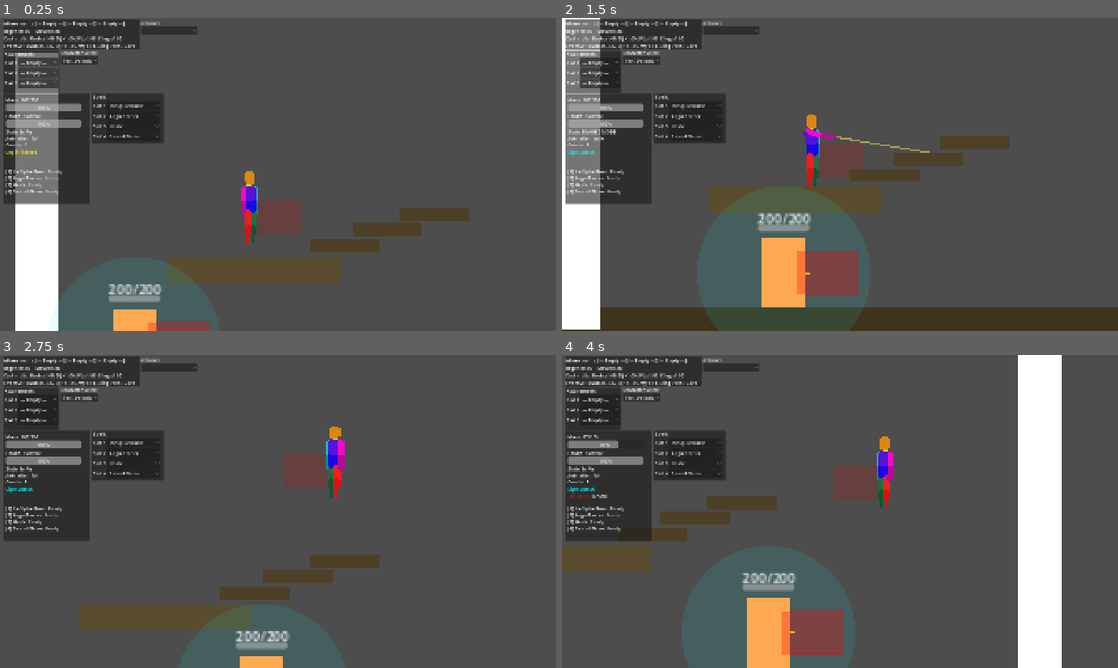
Above: before the commit, frames 1-4 (two rows, left to right).
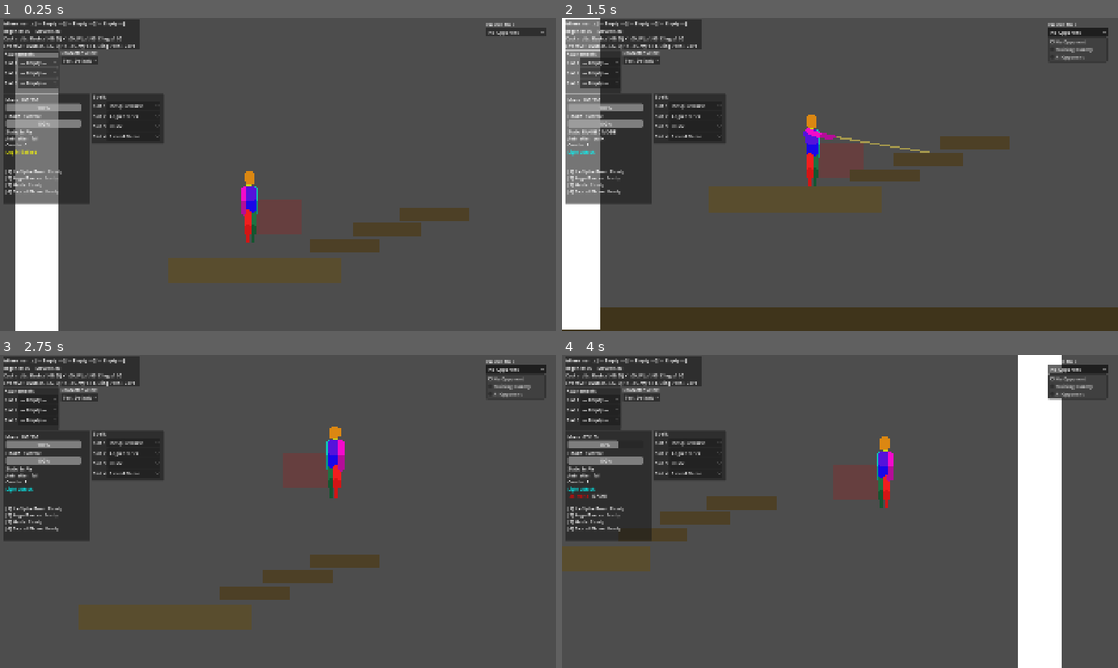
Above: after the commit, the same moments.

Repository: Korasyl/ManaBrawl
Game: Godot game, scene res://scenes/test_environment/test_environment.tscn
Two runs of this game, one before a commit and one after it. Both use one fixed random seed, a clock stepped at 60 frames per second and the inputs below.
Inputs (mouse positions are in pixels of both pictures, inside the frame that each line leads up to):
- Up to frame 1 (0.25 s): no input
- Up to frame 2 (1.5 s): click (1079, 33) at 0.5 s, where only the run after the commit has a clickable "No Opponent"; move the mouse to (962, 158) at 1.27 s; hold D (move_right) from 1.28 s (still down); hold Right mouse button (ranged_mode) from 1.28 s (still down)
- Up to frame 3 (2.75 s): keep holding D (move_right); tap W (jump) at 1.52, 2.27 s; move the mouse to (166, 527) at 2.02 s; release Right mouse button (ranged_mode) at 2.03 s; tap Alt (block) at 2.1 s; right-click (166, 527) at 2.3 s
- Up to frame 4 (4 s): move the mouse to (895, 442) at 2.77 s; release D (move_right) at 2.78 s; hold A (move_left) 2.78-3.53 s; hold S (crouch) 2.78-3.53 s; right-click (895, 442) at 3.05 s; move the mouse to (812, 574) at 3.52 s; hold D (move_right) from 3.53 s (still down); tap Space (dash) at 3.6 s; tap W (jump) at 3.77 s; right-click (812, 574) at 3.8 s

The runs differ from the first frame. In frame 1, 2.1% of the frame differs, in the area x 8-99%, y 1-100%; in frame 2, 4.5%; in frame 3, 1.7%; in frame 4, 4.7%, in the area x 25-99%, y 1-100%.

Commit message:
Preparation for weapon handling/animation.

Diff:
--- a/characters/player.gd
+++ b/characters/player.gd
@@ -36,6 +36,7 @@
 
 ## HUD reference (we'll set this from the scene)
 var debug_hud: Control = null
+@export var enable_debug_logs: bool = false
 
 ## Current state
 var current_health: float
@@ -221,13 +222,18 @@
 	if color_rect:
 		color_rect.visible = false
 
-	print("Found debug HUD: ", debug_hud)
+	_debug_log("Found debug HUD: %s" % [debug_hud])
 	if debug_hud:
 		update_hud()
 	else:
-		print("ERROR: Debug HUD not found!")
+		_debug_log("ERROR: Debug HUD not found!")
 
 	_load_character_rig()
+
+func _debug_log(message: String) -> void:
+	if enable_debug_logs:
+		print(message)
+
 
 func _load_character_rig() -> void:
 	"""Load the character-specific rig scene from stats, or keep default."""
@@ -651,7 +657,7 @@
 
 func update_hud():
 	if not debug_hud:
-		print("DEBUG HUD IS NULL!")
+		_debug_log("DEBUG HUD IS NULL!")
 		return
 
 	# Update mana and health
@@ -1045,8 +1051,8 @@
 			pose = spell.weapon_pose
 
 	if pose == null and is_in_ranged_mode:
-		var rm := stats.ranged_mode if stats and stats.ranged_mode else _default_ranged_mode
-		if rm.weapon_pose:
+		var rm := _get_effective_ranged_mode()
+		if rm and rm.weapon_pose:
 			pose = rm.weapon_pose
 
 	if pose == null and stats:
@@ -1461,7 +1467,7 @@
 	current_health = min(current_health + amount, stats.max_health)
 
 func take_damage(damage: float, knockback_velocity: Vector2 = Vector2.ZERO, interrupt_type: String = "none", ctx: Dictionary = {}):
-	print("PLAYER: take_damage called! damage=%.1f, knockback=%s, type=%s" % [damage, knockback_velocity, interrupt_type])
+	_debug_log("PLAYER: take_damage called! damage=%.1f, knockback=%s, type=%s" % [damage, knockback_velocity, interrupt_type])
 	if is_dead:
 		return
 
--- a/characters/rigs/crayola_default_rig.tscn
+++ b/characters/rigs/crayola_default_rig.tscn
@@ -1,4 +1,4 @@
-[gd_scene load_steps=19 format=3]
+[gd_scene format=3 uid="uid://dsrxhfap0ucu5"]
 
 [ext_resource type="Script" uid="uid://b48wi5kqmdndm" path="res://scripts/visuals/crayola_rig.gd" id="1_rig"]
 [ext_resource type="Texture2D" uid="uid://cyxkufsdvf5ye" path="res://sprites/crayola/bodyparts/Crayola_Stomach.png" id="2_stomach"]
@@ -14,28 +14,26 @@
 [ext_resource type="Texture2D" uid="uid://qcw1dqkpejp6" path="res://sprites/crayola/bodyparts/Crayola_Back_Arm.png" id="12_barm"]
 [ext_resource type="Texture2D" uid="uid://c6doc67hmr6er" path="res://sprites/crayola/bodyparts/Crayola_Back_Hand.png" id="13_bhand"]
 
+[sub_resource type="Animation" id="Animation_arm_hip_rest"]
+resource_name = "arm_hip_rest"
+loop_mode = 1
+
+[sub_resource type="Animation" id="Animation_arm_wand_ready"]
+resource_name = "arm_wand_ready"
+loop_mode = 1
+
 [sub_resource type="Animation" id="Animation_idle"]
 resource_name = "idle"
 loop_mode = 1
+
+[sub_resource type="Animation" id="Animation_oneshot_heavy_attack"]
+resource_name = "oneshot_heavy_attack"
+length = 0.45
 
 [sub_resource type="Animation" id="Animation_oneshot_light_attack"]
 resource_name = "oneshot_light_attack"
 length = 0.3
 
-[sub_resource type="Animation" id="Animation_oneshot_heavy_attack"]
-resource_name = "oneshot_heavy_attack"
-length = 0.45
-
-
-[sub_resource type="Animation" id="Animation_arm_hip_rest"]
-resource_name = "arm_hip_rest"
-length = 1.0
-loop_mode = 1
-
-[sub_resource type="Animation" id="Animation_arm_wand_ready"]
-resource_name = "arm_wand_ready"
-length = 1.0
-loop_mode = 1
 [sub_resource type="AnimationLibrary" id="AnimationLibrary_1"]
 _data = {
 &"arm_hip_rest": SubResource("Animation_arm_hip_rest"),
@@ -102,6 +100,9 @@
 texture = ExtResource("11_fhand")
 centered = false
 
+[node name="FrontHandWeaponAnchor" type="Node2D" parent="StomachPivot/ChestPivot/FrontArmPivot/FrontForearmPivot" unique_id=2050008751]
+position = Vector2(0, 8)
+
 [node name="BackArmPivot" type="Node2D" parent="StomachPivot/ChestPivot" unique_id=581286312]
 position = Vector2(2, -8)
 
@@ -118,6 +119,9 @@
 position = Vector2(-8, -16)
 texture = ExtResource("13_bhand")
 centered = false
+
+[node name="BackHandWeaponAnchor" type="Node2D" parent="StomachPivot/ChestPivot/BackArmPivot/BackForearmPivot" unique_id=1703948537]
+position = Vector2(1, 8)
 
 [node name="FrontLegPivot" type="Node2D" parent="StomachPivot" unique_id=1122603521]
 position = Vector2(-1, 6)
--- a/characters/weapons/crayola_wand.tscn
+++ b/characters/weapons/crayola_wand.tscn
@@ -20,7 +20,7 @@
 [node name="Sprite2D" type="Sprite2D" parent="."]
 texture = ExtResource("2_tex")
 offset = Vector2(0, -20)
-z_index = 20
+z_index = 0
 modulate = Color(1, 0.85, 0.25, 1)
 
 [node name="MuzzlePoint" type="Marker2D" parent="."]
@@ -40,7 +40,7 @@
 width = 3.0
 default_color = Color(1, 0.9, 0.35, 1)
 points = PackedVector2Array(0, 0, 0, -28)
-z_index = 19
+z_index = -1
 
 [node name="AnimationPlayer" type="AnimationPlayer" parent="."]
 libraries = {
--- a/resources/weapon_poses/crayola_default_pose.tres
+++ b/resources/weapon_poses/crayola_default_pose.tres
@@ -1,11 +1,12 @@
-[gd_resource type="Resource" script_class="WeaponPoseData" format=3]
+[gd_resource type="Resource" script_class="WeaponPoseData" format=3 uid="uid://dbxo2pijvojvl"]
 
-[ext_resource type="Script" path="res://scripts/resources/weapon_pose_data.gd" id="1_pose"]
+[ext_resource type="Script" uid="uid://cad4mr7qyx4d1" path="res://scripts/resources/weapon_pose_data.gd" id="1_pose"]
+[ext_resource type="Script" uid="uid://buhm5lm46wb5q" path="res://scripts/resources/arm_sequence_step.gd" id="2_wcudb"]
 [ext_resource type="PackedScene" path="res://characters/weapons/crayola_wand.tscn" id="2_weapon"]
 
 [resource]
 script = ExtResource("1_pose")
 aim_arm_flags = 1
+back_arm_animation = &"arm_hip_rest"
 weapon_scene = ExtResource("2_weapon")
 weapon_hand = "Front"
-back_arm_animation = &"arm_hip_rest"
--- a/scenes/test_environment/test_environment.tscn
+++ b/scenes/test_environment/test_environment.tscn
@@ -7,8 +7,9 @@
 [ext_resource type="PackedScene" uid="uid://o351sfl3a6pq" path="res://scenes/ui/attunement_selector.tscn" id="6_tskly"]
 [ext_resource type="PackedScene" path="res://scenes/ui/spell_selector.tscn" id="8_spsel"]
 [ext_resource type="Script" uid="uid://0amifnjysv4v" path="res://scripts/dynamic_camera.gd" id="9_dyncam"]
-[ext_resource type="PackedScene" uid="uid://ct6vw7jdaxb6i" path="res://characters/training_dummy.tscn" id="9_tki6j"]
 [ext_resource type="PackedScene" path="res://scenes/ui/ai_strategy_selector.tscn" id="11_aisel"]
+[ext_resource type="PackedScene" uid="uid://bameytsdik84q" path="res://scenes/ui/dummy_behavior_selector.tscn" id="12_dumsel"]
+[ext_resource type="PackedScene" path="res://scenes/ui/opponent_mode_selector.tscn" id="13_opsel"]
 
 [sub_resource type="RectangleShape2D" id="RectangleShape2D_al67s"]
 size = Vector2(1000, 50)
@@ -155,5 +156,16 @@
 offset_right = -1238.0
 offset_bottom = -1022.0
 
-[node name="TrainingDummy" parent="." unique_id=975334861 instance=ExtResource("9_tki6j")]
-position = Vector2(-313, 452)
+[node name="DummyBehaviorSelector" parent="UILayer" unique_id=2055011001 instance=ExtResource("12_dumsel")]
+offset_left = 486.0
+offset_top = 70.0
+offset_right = -1238.0
+offset_bottom = -961.0
+
+[node name="OpponentModeSelector" parent="UILayer" unique_id=1175001003 instance=ExtResource("13_opsel")]
+offset_left = 1679.0
+offset_top = 14.0
+offset_right = -36.0
+offset_bottom = -1017.0
+dummy_selector_path = NodePath("../DummyBehaviorSelector")
+ai_selector_path = NodePath("../AIStrategySelector")
--- a/scenes/ui/ai_strategy_selector.gd
+++ b/scenes/ui/ai_strategy_selector.gd
@@ -10,16 +10,15 @@
 var _loaded_strategies: Array[AIStrategy] = []
 
 func _ready() -> void:
-	_opponent = _resolve_opponent()
-	if _opponent == null:
-		push_error("AIStrategySelector: AI opponent not found. Set opponent_path or add to group 'ai_opponent'.")
-		return
-
 	_loaded_strategies = _gather_strategies()
-	_populate_dropdown()
-
 	dropdown.item_selected.connect(_on_item_selected)
 	dropdown.focus_mode = Control.FOCUS_NONE
+	refresh_binding()
+
+func refresh_binding() -> void:
+	_opponent = _resolve_opponent()
+	visible = _opponent != null
+	_populate_dropdown()
 
 func _resolve_opponent() -> Node:
 	if opponent_path != NodePath():
@@ -67,5 +66,7 @@
 func _on_item_selected(index: int) -> void:
 	if index < 0 or index >= _loaded_strategies.size():
 		return
+	if _opponent == null:
+		refresh_binding()
 	if _opponent and _opponent.has_method("set_strategy"):
 		_opponent.set_strategy(_loaded_strategies[index])
--- a/scenes/ui/dummy_behavior_selector.gd
+++ b/scenes/ui/dummy_behavior_selector.gd
@@ -16,14 +16,16 @@
 ]
 
 func _ready() -> void:
-	_dummy = _resolve_dummy()
-	if _dummy == null:
-		push_error("DummyBehaviorSelector: Dummy not found. Set dummy_path or add to group 'training_dummy'.")
-		return
-
-	_populate_dropdown()
 	dropdown.item_selected.connect(_on_item_selected)
 	dropdown.focus_mode = Control.FOCUS_NONE
+	_populate_dropdown()
+	refresh_binding()
+
+func refresh_binding() -> void:
+	_dummy = _resolve_dummy()
+	visible = _dummy != null
+	if _dummy and "behavior_mode" in _dummy:
+		dropdown.select(int(_dummy.behavior_mode))
 
 func _resolve_dummy() -> Node:
 	if dummy_path != NodePath():
@@ -41,5 +43,7 @@
 		dropdown.add_item(MODE_LABELS[i], i)
 
 func _on_item_selected(index: int) -> void:
+	if _dummy == null:
+		refresh_binding()
 	if _dummy and _dummy.has_method("set_behavior_mode"):
 		_dummy.set_behavior_mode(index)
--- /dev/null
+++ b/scenes/ui/opponent_mode_selector.gd
@@ -0,0 +1,115 @@
+extends Control
+class_name OpponentModeSelector
+
+signal opponent_mode_changed(mode: int, node: Node)
+
+enum OpponentMode {
+	NONE,
+	TRAINING_DUMMY,
+	AI_OPPONENT,
+}
+
+@export var world_root_path: NodePath
+@export var spawn_position: Vector2 = Vector2(-313, 452)
+@export var dummy_scene: PackedScene = preload("res://characters/training_dummy.tscn")
+@export var ai_opponent_scene: PackedScene = preload("res://characters/ai_opponent.tscn")
+@export var dummy_selector_path: NodePath
+@export var ai_selector_path: NodePath
+
+@onready var dropdown: OptionButton = $ModeDropdown
+
+func _ready() -> void:
+	dropdown.clear()
+	dropdown.add_item("No Opponent", OpponentMode.NONE)
+	dropdown.add_item("Training Dummy", OpponentMode.TRAINING_DUMMY)
+	dropdown.add_item("AI Opponent", OpponentMode.AI_OPPONENT)
+	dropdown.item_selected.connect(_on_mode_selected)
+	dropdown.focus_mode = Control.FOCUS_NONE
+
+	get_tree().node_added.connect(_on_tree_changed)
+	get_tree().node_removed.connect(_on_tree_changed)
+
+	_sync_mode_from_scene()
+	_refresh_selector_visibility()
+
+func _on_tree_changed(_node: Node) -> void:
+	_refresh_selector_visibility()
+
+func _sync_mode_from_scene() -> void:
+	var mode := OpponentMode.NONE
+	if get_tree().get_first_node_in_group("ai_opponent"):
+		mode = OpponentMode.AI_OPPONENT
+	elif get_tree().get_first_node_in_group("training_dummy"):
+		mode = OpponentMode.TRAINING_DUMMY
+	dropdown.select(mode)
+
+func _on_mode_selected(index: int) -> void:
+	_set_mode(index)
+
+func _set_mode(mode: int) -> void:
+	# Hide both control panels immediately so "No Opponent" never leaves stale UI visible
+	_set_selector_visible(dummy_selector_path, false)
+	_set_selector_visible(ai_selector_path, false)
+
+	_clear_existing_opponents()
+	var spawned: Node = null
+	match mode:
+		OpponentMode.TRAINING_DUMMY:
+			spawned = _spawn_scene(dummy_scene, "TrainingDummy")
+		OpponentMode.AI_OPPONENT:
+			spawned = _spawn_scene(ai_opponent_scene, "AIOpponent")
+		_:
+			pass
+
+	emit_signal("opponent_mode_changed", mode, spawned)
+	_refresh_selector_visibility()
+	# queue_free() removal resolves at frame end, so re-run once deferred for final truth
+	call_deferred("_refresh_selector_visibility")
+
+
+func _set_selector_visible(path: NodePath, visible: bool) -> void:
+	var selector := get_node_or_null(path)
+	if selector and selector is CanvasItem:
+		selector.visible = visible
+
+func _spawn_scene(scene: PackedScene, fallback_name: String) -> Node:
+	if scene == null:
+		return null
+	var root := _resolve_world_root()
+	if root == null:
+		return null
+	var inst := scene.instantiate()
+	root.add_child(inst)
+	inst.global_position = spawn_position
+	if inst.name == "":
+		inst.name = fallback_name
+	return inst
+
+func _clear_existing_opponents() -> void:
+	for n in get_tree().get_nodes_in_group("training_dummy"):
+		n.queue_free()
+	for n in get_tree().get_nodes_in_group("ai_opponent"):
+		n.queue_free()
+
+func _resolve_world_root() -> Node:
+	if world_root_path != NodePath():
+		var explicit := get_node_or_null(world_root_path)
+		if explicit:
+			return explicit
+	return get_tree().current_scene
+
+func _refresh_selector_visibility() -> void:
+	var dummy_active := get_tree().get_first_node_in_group("training_dummy") != null
+	var ai_active := get_tree().get_first_node_in_group("ai_opponent") != null
+
+	var dummy_selector := get_node_or_null(dummy_selector_path)
+	if dummy_selector and dummy_selector is CanvasItem:
+		dummy_selector.visible = dummy_active
+		if dummy_selector.has_method("refresh_binding"):
+			dummy_selector.call("refresh_binding")
+
+	var ai_selector := get_node_or_null(ai_selector_path)
+	if ai_selector and ai_selector is CanvasItem:
+		ai_selector.visible = ai_active
+		if ai_selector.has_method("refresh_binding"):
+			ai_selector.call("refresh_binding")
--- /dev/null
+++ b/scenes/ui/opponent_mode_selector.tscn
@@ -0,0 +1,26 @@
+[gd_scene format=3]
+
+[ext_resource type="Script" path="res://scenes/ui/opponent_mode_selector.gd" id="1_script"]
+
+[node name="OpponentModeSelector" type="Control"]
+layout_mode = 3
+anchors_preset = 15
+anchor_right = 1.0
+anchor_bottom = 1.0
+grow_horizontal = 2
+grow_vertical = 2
+script = ExtResource("1_script")
+
+[node name="Label" type="Label" parent="."]
+layout_mode = 0
+offset_right = 196.0
+offset_bottom = 18.0
+theme_override_font_sizes/font_size = 12
+text = "Opponent Mode"
+
+[node name="ModeDropdown" type="OptionButton" parent="."]
+layout_mode = 0
+offset_top = 20.0
+offset_right = 205.0
+offset_bottom = 50.0
+focus_mode = 0
--- a/scripts/combat/ranged_mode_data.gd
+++ b/scripts/combat/ranged_mode_data.gd
@@ -24,7 +24,7 @@
 @export var move_speed_mult: float = 0.7  # Movement speed while in ranged mode
 
 ## Targeted delivery options (used when mode_type == "targeted")
-@export var targeted_max_range_from_cursor: float = 220.0
+@export var targeted_max_range_from_cursor: float = 10.0
 @export var targeted_allow_self: bool = true
 @export var targeted_affect_allies: bool = true
 @export var targeted_affect_enemies: bool = true
--- a/scripts/visuals/crayola_rig.gd
+++ b/scripts/visuals/crayola_rig.gd
@@ -83,8 +83,12 @@
 @onready var chest_pivot: Node2D = $StomachPivot/ChestPivot
 @onready var back_arm_pivot: Node2D = $StomachPivot/ChestPivot/BackArmPivot
 @onready var back_forearm: Node2D = $StomachPivot/ChestPivot/BackArmPivot/BackForearmPivot
+@onready var back_hand_sprite: Sprite2D = $StomachPivot/ChestPivot/BackArmPivot/BackForearmPivot/BackHand
+@onready var back_hand_weapon_anchor: Node2D = $StomachPivot/ChestPivot/BackArmPivot/BackForearmPivot/BackHandWeaponAnchor if has_node("StomachPivot/ChestPivot/BackArmPivot/BackForearmPivot/BackHandWeaponAnchor") else null
 @onready var front_arm_pivot: Node2D = $StomachPivot/ChestPivot/FrontArmPivot
 @onready var front_forearm: Node2D = $StomachPivot/ChestPivot/FrontArmPivot/FrontForearmPivot
+@onready var front_hand_sprite: Sprite2D = $StomachPivot/ChestPivot/FrontArmPivot/FrontForearmPivot/FrontHand
+@onready var front_hand_weapon_anchor: Node2D = $StomachPivot/ChestPivot/FrontArmPivot/FrontForearmPivot/FrontHandWeaponAnchor if has_node("StomachPivot/ChestPivot/FrontArmPivot/FrontForearmPivot/FrontHandWeaponAnchor") else null
 
 ## AnimationPlayer for body + arm clips. Add this node to your rig scene.
 @onready var anim_player: AnimationPlayer = $AnimationPlayer if has_node("AnimationPlayer") else null
@@ -319,6 +323,7 @@
 		back_arm_pivot.rotation = _back_arm_angle
 		front_forearm.rotation = lerp_angle(front_forearm.rotation, _front_forearm_rest_rotation, reset_lerp)
 		back_forearm.rotation = lerp_angle(back_forearm.rotation, _back_forearm_rest_rotation, reset_lerp)
+		_sync_weapon_rotation_to_hand()
 		return
 
 	var flags := _get_current_aim_flags()
@@ -342,6 +347,8 @@
 		_back_arm_angle = lerp_angle(_back_arm_angle, target, lerp_factor)
 		back_arm_pivot.rotation = _back_arm_angle
 		back_forearm.rotation = _back_arm_angle * 0.25
+
+	_sync_weapon_rotation_to_hand()
 
 ## Advance the arm sequence to the next step (call on fire, cooldown start, etc.)
 func advance_sequence() -> void:
@@ -484,6 +491,8 @@
 	var parent := _get_weapon_parent(pose.weapon_hand)
 	if parent:
 		parent.add_child(_current_weapon_node)
+		_sync_weapon_visual_to_hand(pose.weapon_hand)
+		_sync_weapon_rotation_to_hand()
 
 func _detach_weapon() -> void:
 	if _current_weapon_node and is_instance_valid(_current_weapon_node):
@@ -504,15 +513,64 @@
 	if current_parent != target_parent and target_parent:
 		current_parent.remove_child(_current_weapon_node)
 		target_parent.add_child(_current_weapon_node)
+	_sync_weapon_visual_to_hand(hand)
+	_sync_weapon_rotation_to_hand()
 
 func _get_weapon_parent(hand: String) -> Node2D:
 	match hand:
 		"Front":
+			if front_hand_weapon_anchor:
+				return front_hand_weapon_anchor
 			return front_forearm
 		"Back":
+			if back_hand_weapon_anchor:
+				return back_hand_weapon_anchor
 			return back_forearm
 		_:
 			return null
+
+func _sync_weapon_visual_to_hand(hand: String) -> void:
+	if _current_weapon_node == null or not is_instance_valid(_current_weapon_node):
+		return
+
+	_current_weapon_node.z_as_relative = true
+
+	match hand:
+		"Front":
+			if front_hand_sprite:
+				_current_weapon_node.z_index = front_hand_sprite.z_index
+		"Back":
+			if back_hand_sprite:
+				_current_weapon_node.z_index = back_hand_sprite.z_index
+		_:
+			pass
+
+func _get_current_weapon_hand() -> String:
+	if _active_weapon_pose == null:
+		return "None"
+	if _active_weapon_pose.use_arm_sequence and not _active_weapon_pose.sequence_steps.is_empty():
+		var step := _active_weapon_pose.sequence_steps[_sequence_index]
+		return step.weapon_hand
+	return _active_weapon_pose.weapon_hand
+
+func _sync_weapon_rotation_to_hand() -> void:
+	if _current_weapon_node == null or not is_instance_valid(_current_weapon_node):
+		return
+
+	var hand := _get_current_weapon_hand()
+	match hand:
+		"Front":
+			if front_hand_weapon_anchor:
+				_current_weapon_node.global_rotation = front_hand_weapon_anchor.global_rotation
+			elif front_forearm:
+				_current_weapon_node.global_rotation = front_forearm.global_rotation
+		"Back":
+			if back_hand_weapon_anchor:
+				_current_weapon_node.global_rotation = back_hand_weapon_anchor.global_rotation
+			elif back_forearm:
+				_current_weapon_node.global_rotation = back_forearm.global_rotation
+		_:
+			pass
 
 # ---- Utility ----
 
Not shown, added: scenes/ui/opponent_mode_selector.gd.uid
Not shown, changed: update.patch
